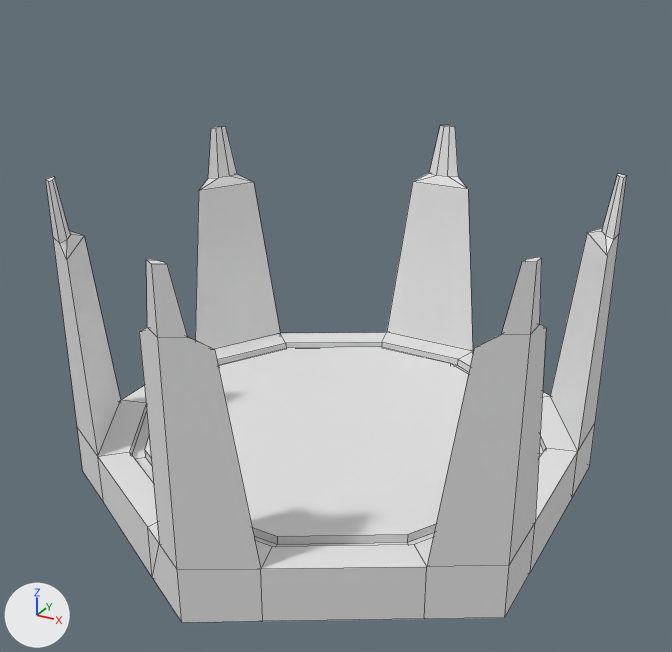
Before and after pictures for a commit that changed the Blender file Assets/blenderAsset/stageHexa.blend.
Before and after are seen from a 50 mm camera at (0.756, -1.381, 0.897) aimed at (0.012, -0.029, 0.221). Lighting does not change. The marker at lower left points along +X, +Y and +Z. Mesh edges are drawn as thin lines.

The first picture shows '円柱'.
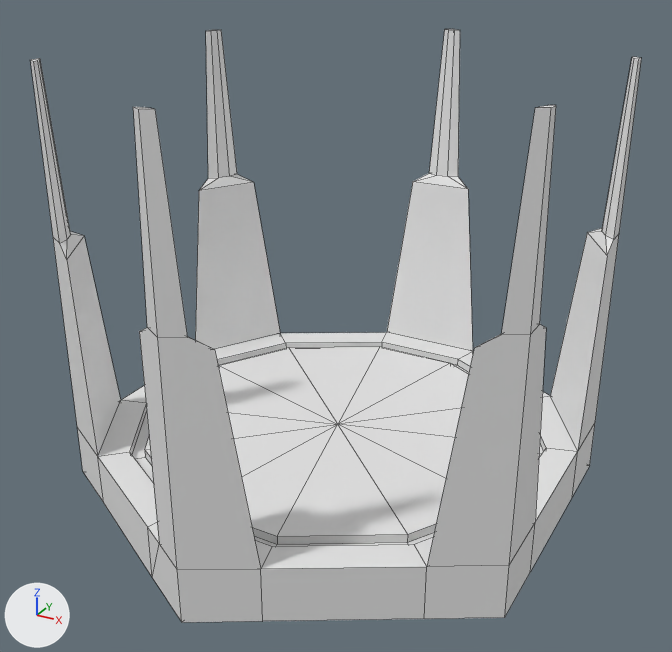
Changed parts and their boxes (x1, y1, x2, y2) in the pictures (672 x 652 px):
'円柱', reshaped (19% taller): before (46, 125, 626, 622); after (31, 29, 641, 622)
part 1 of me_円柱, built on: before (46, 125, 626, 536); after (31, 29, 641, 536)

The edits, one by one:
me_円柱 is used by ob_円柱; location (0.0, 0.0, 0.0).
me_円柱 had 157 vertices, 147 faces and spanned x -0.433..0.433, y -0.5..0.5, z -0.1..0.487.
me_円柱 now has 159 vertices, 157 faces and spans x -0.433..0.433, y -0.5..0.5, z -0.1..0.685.
Part 1, on me_円柱:
8 faces are deleted.
30 vertices in x -0.433..0.433, y -0.5..0.5, z 0.487 move by (0.0, 0.0, 0.198).
2 vertices are added at (0.0, 0.0, 0.0), (0.0, 0.0, -0.1).
18 new faces join them.
